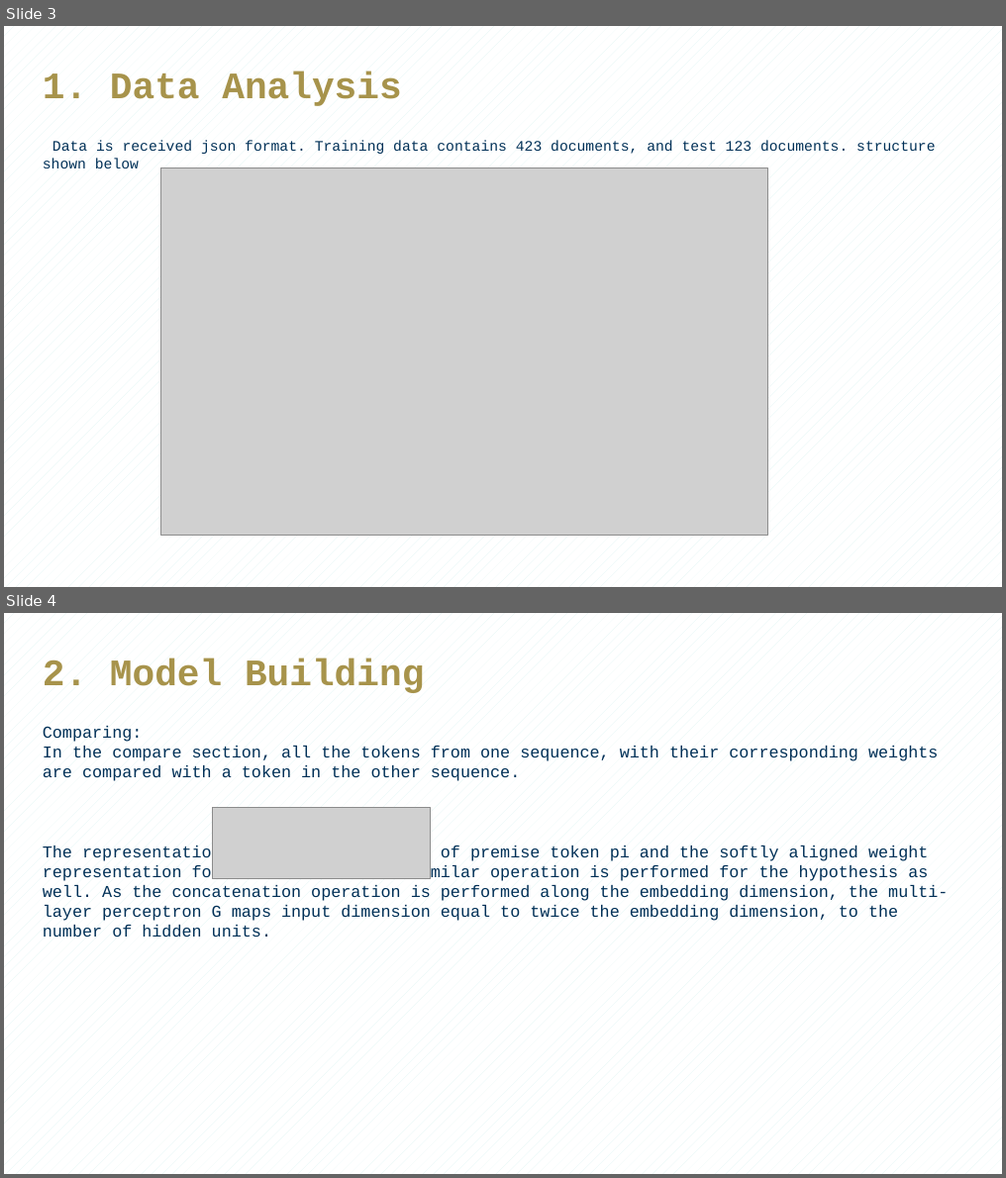
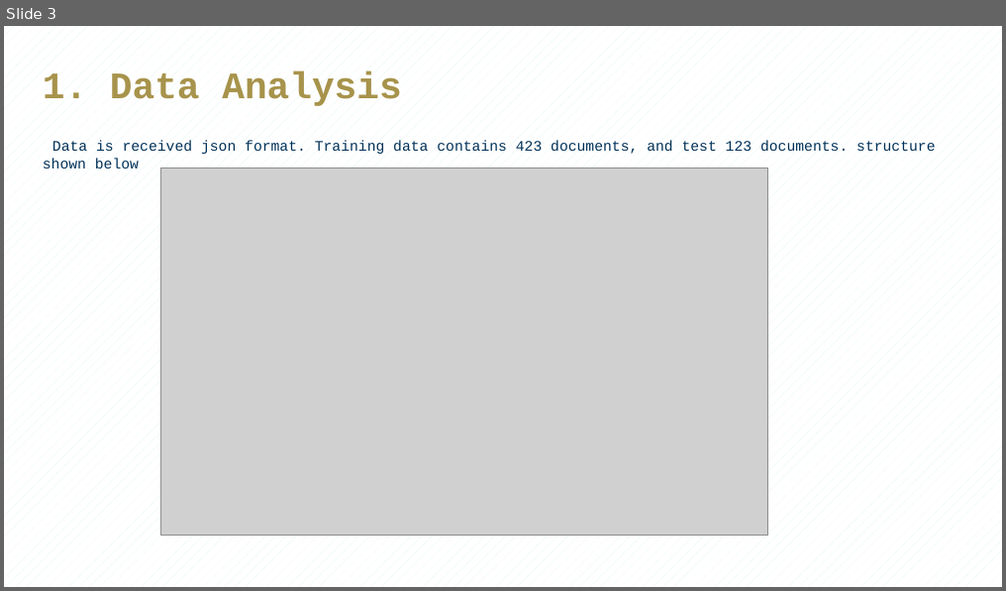
Before and after one commit to sgudiduri/ContractReviewAutomation, a slide deck: course/CSE_6748_Midterm_Progress_Report.pptx. Shown one above the other, each under a label of ours: slides 3 and 4 before the commit, slide 3 after it. The pictures are 1006x1178 and 1006x591 pixels, drawn with LibreOffice and Linux fonts; fonts in the diff are those of the drawing; grey boxes stand for pictures. Boxes give left, top, right and bottom in pixels: in the first picture for what was removed or moved away, otherwise in the second. Text is boxed around its words. In the diff, an @@ line names an element or a change of style, - is before the commit and + after.

```diff
--- a/course/CSE_6748_Midterm_Progress_Report.pptx
+++ b/course/CSE_6748_Midterm_Progress_Report.pptx
@@ slide 4 removed at box(4, 613, 1002, 1174), background pattern #E0F5F4 on #FFFFFF @@
@@ text removed at box(43, 659, 424, 693) @@
-2. Model Building
@@ text removed at box(43, 726, 947, 938) @@
-Comparing:
-In the compare section, all the tokens from one sequence, with their corresponding weights are compared with a token in the other sequence.
-The representation is the concatenation of premise token pi and the softly aligned weight representation for that token Φi . A similar operation is performed for the hypothesis as well. As the concatenation operation is performed along the embedding dimension, the multi-layer perceptron G maps input dimension equal to twice the embedding dimension, to the number of hidden units.
@@ picture removed at box(212, 808, 431, 878) @@
```
Also in this commit, not shown: 2 other files.
